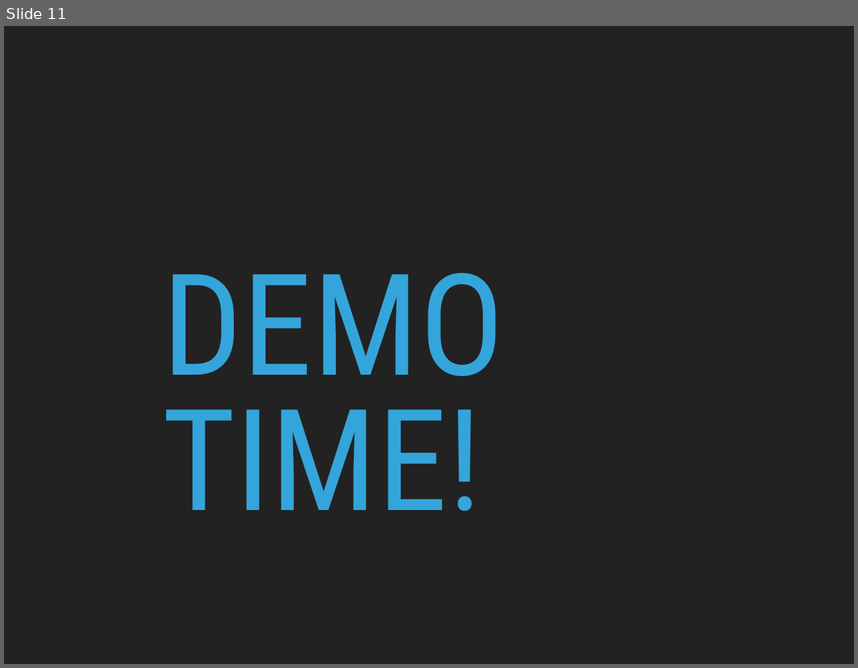
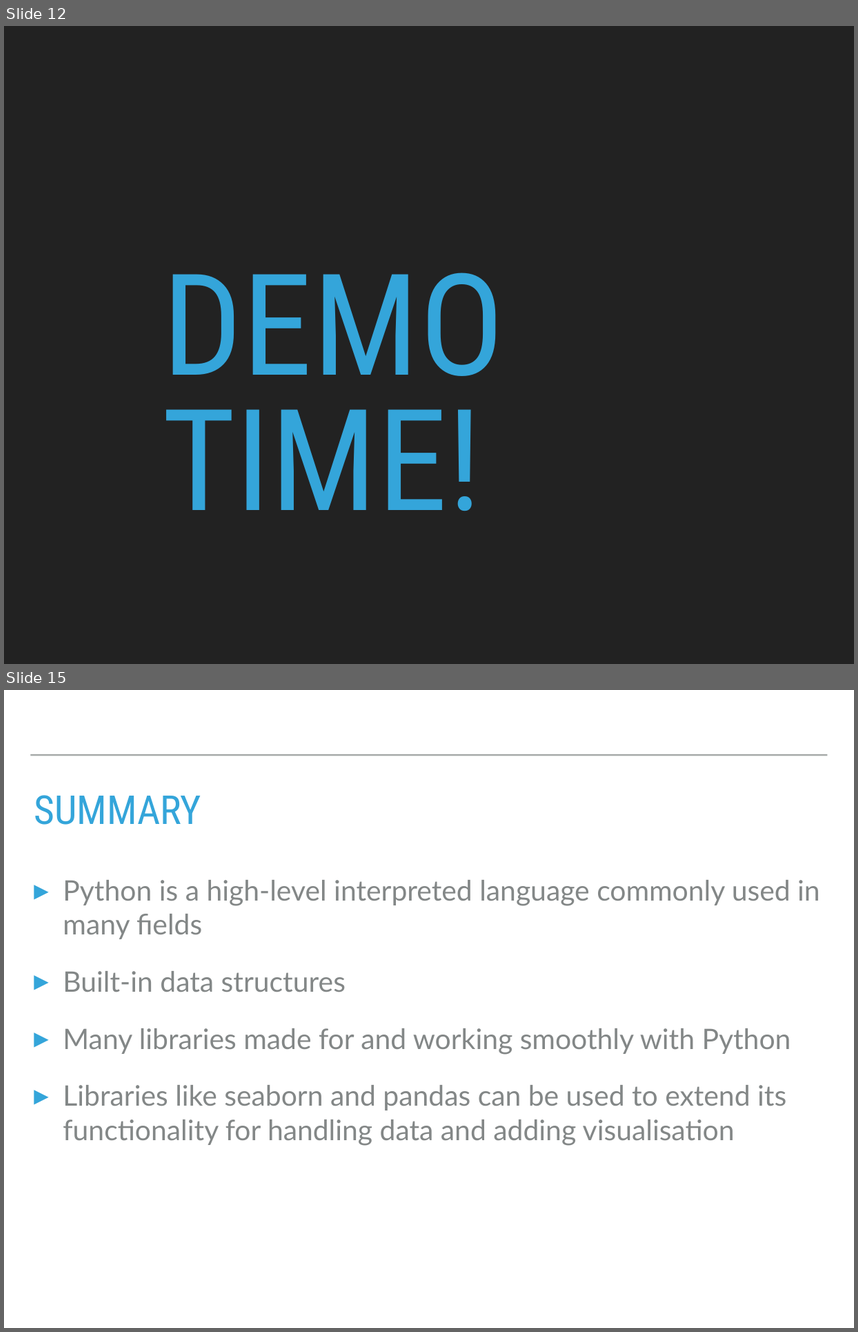
Before and after one commit to wizofe/lse-titanic, a slide deck: titanic_intro_python.pptx. Shown one above the other, each under a label of ours: slide 11 before the commit, slides 12 and 15 after it; the slides between them are not shown. The pictures are 858x668 and 858x1332 pixels, drawn with LibreOffice and Linux fonts; fonts in the diff are those of the drawing. Boxes give left, top, right and bottom in pixels: in the first picture for what was removed or moved away, otherwise in the second. Text is boxed around its words. In the diff, an @@ line names an element or a change of style, - is before the commit and + after.

```diff
--- a/titanic_intro_python.pptx
+++ b/titanic_intro_python.pptx
@@ slide 15 added at box(4, 690, 854, 1328), background #FFFFFF @@
@@ line added from (30, 755) to (828, 755), #A6AAA9 2 pt @@
@@ title added at box(34, 795, 201, 825), 48 pt, text #34A5DA @@
+SUMMARY
@@ text added at box(63, 880, 820, 1145), 34 pt, text #838787 @@
+▸ Python is a high-level interpreted language commonly used in many fields
+▸ Built-in data structures
+▸ Many libraries made for and working smoothly with Python
+▸ Libraries like seaborn and pandas can be used to extend its functionality for handling data and adding visualisation
@@ what was slide 11 is now slide 12 @@
```
Also in this commit, not shown: 6 slides changed, 3 other slides added.
